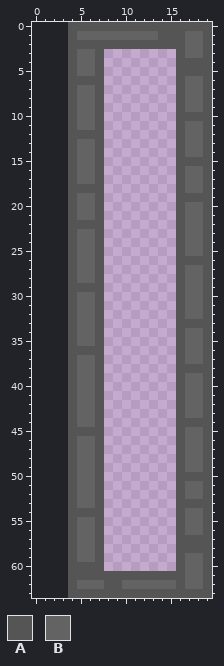
One commit to this pixel-art sprite: Crafting_game/sprites/sLoss/87d2e8a1-2595-423f-b42b-3091d3e0d930.png. That is the earlier state.
The file is 16x64 pixels. The old version is drawn lined up with the new one, on the new canvas.
Palette (. is transparent): A #555555  B #636363
Pixels before, first column x 4:
 0 AAAAAAAAAAAAAAAA
 1 ABBBBBBBBBAAABBA
 2 AAAAAAAAAAAAABBA
 3 ABBA........ABBA
 4 ABBA........AAAA
 5 ABBA........AAAA
 6 AAAA........ABBA
 7 ABBA........ABBA
 8 ABBA........ABBA
 9 ABBA........ABBA
10 ABBA........AAAA
11 ABBA........ABBA
12 AAAA........ABBA
13 ABBA........ABBA
14 ABBA........ABBA
15 ABBA........AAAA
16 ABBA........ABBA
17 ABBA........ABBA
18 AAAA........ABBA
19 ABBA........AAAA
20 ABBA........ABBA
21 ABBA........ABBA
22 AAAA........ABBA
23 ABBA........ABBA
24 ABBA........ABBA
25 ABBA........ABBA
26 ABBA........AAAA
27 ABBA........ABBA
28 ABBA........ABBA
29 AAAA........ABBA
30 ABBA........ABBA
31 ABBA........ABBA
32 ABBA........ABBA
33 ABBA........AAAA
34 ABBA........ABBA
35 ABBA........ABBA
36 AAAA........ABBA
37 ABBA........ABBA
38 ABBA........AAAA
39 ABBA........ABBA
40 ABBA........ABBA
41 ABBA........ABBA
42 ABBA........ABBA
43 ABBA........ABBA
44 ABBA........AAAA
45 AAAA........ABBA
46 ABBA........ABBA
47 ABBA........ABBA
48 ABBA........ABBA
49 ABBA........ABBA
50 ABBA........AAAA
51 ABBA........ABBA
52 ABBA........ABBA
53 ABBA........AAAA
54 AAAA........ABBA
55 ABBA........ABBA
56 ABBA........ABBA
57 ABBA........AAAA
58 ABBA........AAAA
59 ABBA........ABBA
60 AAAA........ABBA
61 AAAAAAAAAAAAABBA
62 ABBBAABBBBBBABBA
63 AAAAAAAAAAAAAAAA
And afterwards:
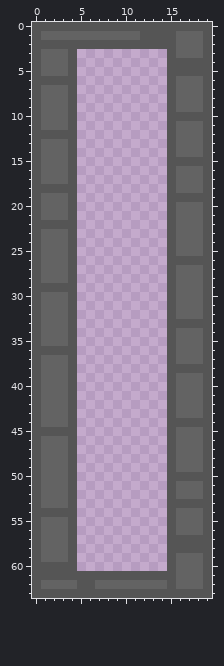
What changed:
canvas 16x64 -> 20x64, the old top-left corner now at 4,0
Changed rows in their new state; - is an unchanged pixel.
first column x 0:
 0 AAAA-------------
 1 ABBBB-------AA--B
 2 AAAA------------B
 3 ABBB-...-------AB
 4 ABBB-...-------A-
 5 ABBB-...-------A-
 6 AAAA-...-------AB
 7 ABBB-...-------AB
 8 ABBB-...-------AB
 9 ABBB-...-------AB
10 ABBB-...-------A-
11 ABBB-...-------AB
12 AAAA-...-------AB
13 ABBB-...-------AB
14 ABBB-...-------AB
15 ABBB-...-------A-
16 ABBB-...-------AB
17 ABBB-...-------AB
18 AAAA-...-------AB
19 ABBB-...-------A-
20 ABBB-...-------AB
21 ABBB-...-------AB
22 AAAA-...-------AB
23 ABBB-...-------AB
24 ABBB-...-------AB
25 ABBB-...-------AB
26 ABBB-...-------A-
27 ABBB-...-------AB
28 ABBB-...-------AB
29 AAAA-...-------AB
30 ABBB-...-------AB
31 ABBB-...-------AB
32 ABBB-...-------AB
33 ABBB-...-------A-
34 ABBB-...-------AB
35 ABBB-...-------AB
36 AAAA-...-------AB
37 ABBB-...-------AB
38 ABBB-...-------A-
39 ABBB-...-------AB
40 ABBB-...-------AB
41 ABBB-...-------AB
42 ABBB-...-------AB
43 ABBB-...-------AB
44 ABBB-...-------A-
45 AAAA-...-------AB
46 ABBB-...-------AB
47 ABBB-...-------AB
48 ABBB-...-------AB
49 ABBB-...-------AB
50 ABBB-...-------A-
51 ABBB-...-------AB
52 ABBB-...-------AB
53 ABBB-...-------A-
54 AAAA-...-------AB
55 ABBB-...-------AB
56 ABBB-...-------AB
57 ABBB-...-------A-
58 ABBB-...-------A-
59 ABBB-...-------AB
60 AAAA-...-------AB
61 AAAA------------B
62 ABBBBAA-BB-----AB
63 AAAA-------------
Pixel boxes of the changes (left, top, right, bottom) in both pictures:
changed: (32, 22, 122, 598)
changed: (140, 31, 185, 589)
